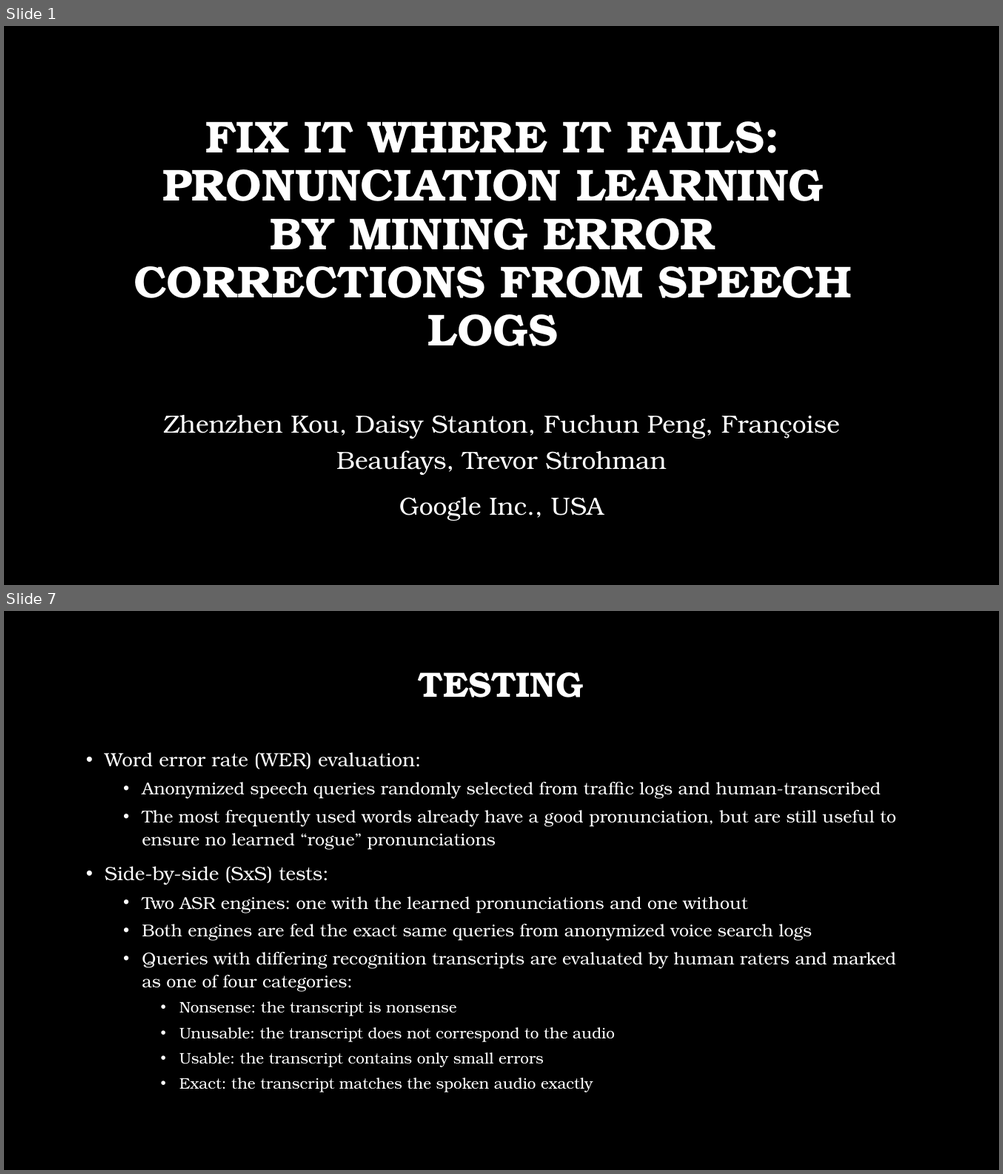
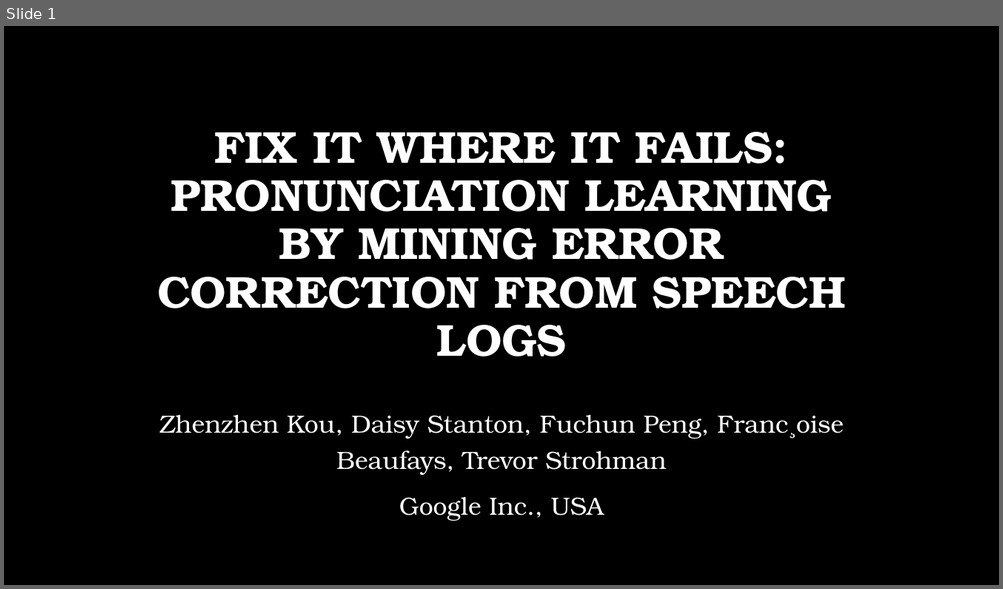
Before and after one commit to msnyde8/COSC757, a slide deck: Assignments/ArticleSummary/ArticleSummarySlides-MJS.pptx. Shown one above the other, each under a label of ours: slides 1 and 7 before the commit, slide 1 after it; the slides between them are not shown. The pictures are 1003x1174 and 1003x589 pixels, drawn with LibreOffice and Linux fonts; fonts in the diff are those of the drawing; background and template pictures are left out. Boxes give left, top, right and bottom in pixels: in the first picture for what was removed or moved away, otherwise in the second. Text is boxed around its words. In the diff, an @@ line names an element or a change of style, - is before the commit and + after.

```diff
--- a/Assignments/ArticleSummary/ArticleSummarySlides-MJS.pptx
+++ b/Assignments/ArticleSummary/ArticleSummarySlides-MJS.pptx
@@ slide 7 removed at bbox=[4, 611, 999, 1170], background picture (left out) @@
@@ title removed at bbox=[418, 672, 583, 698] @@
-TESTING
@@ text removed at bbox=[105, 752, 896, 1093] @@
-• Word error rate (WER) evaluation:
-  • Anonymized speech queries randomly selected from traffic logs and human-transcribed
-  • The most frequently used words already have a good pronunciation, but are still useful to ensure no learned “rogue” pronunciations
-• Side-by-side (SxS) tests:
-  • Two ASR engines: one with the learned pronunciations and one without
-  • Both engines are fed the exact same queries from anonymized voice search logs
-  • Queries with differing recognition transcripts are evaluated by human raters and marked as one of four categories:
-    • Nonsense: the transcript is nonsense
-    • Unusable: the transcript does not correspond to the audio
-    • Usable: the transcript contains only small errors
-    • Exact: the transcript matches the spoken audio exactly
@@ slide 1 changed as well @@
@@ title "FIX IT WHERE IT FAILS: ..." at bbox=[157, 132, 845, 357]: vertical alignment middle to bottom @@
@@ title at bbox=[157, 132, 845, 357]: text changed @@
-FIX IT WHERE IT FAILS: PRONUNCIATION LEARNING BY MINING ERROR CORRECTIONS FROM SPEECH LOGS
+FIX IT WHERE IT FAILS: PRONUNCIATION LEARNING BY MINING ERROR CORRECTION FROM SPEECH LOGS
@@ subtitle at bbox=[159, 415, 843, 475]: text changed @@
-Zhenzhen Kou, Daisy Stanton, Fuchun Peng, Françoise Beaufays, Trevor Strohman
+Zhenzhen Kou, Daisy Stanton, Fuchun Peng, Franc¸oise Beaufays, Trevor Strohman
```
Also in this commit, not shown: 1 other slide changed, 3 slides added, 6 other slides removed, 1 other file.
